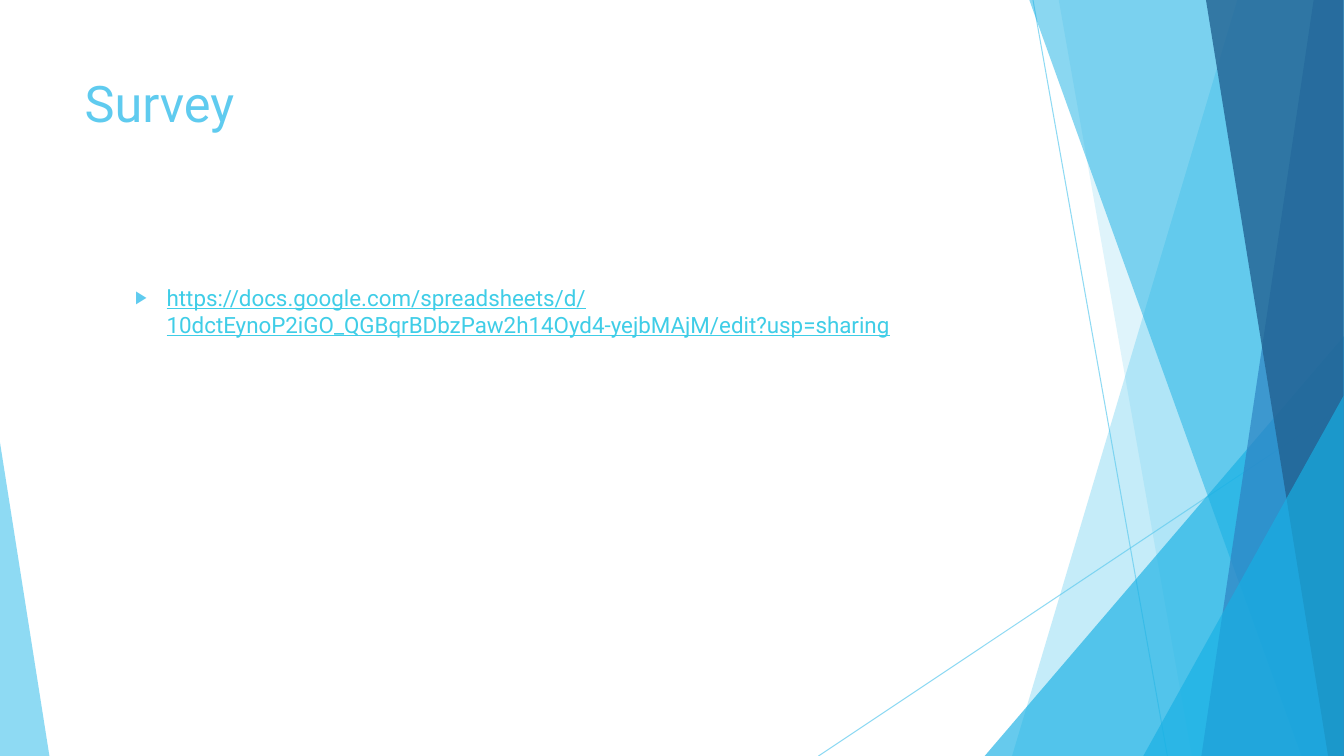
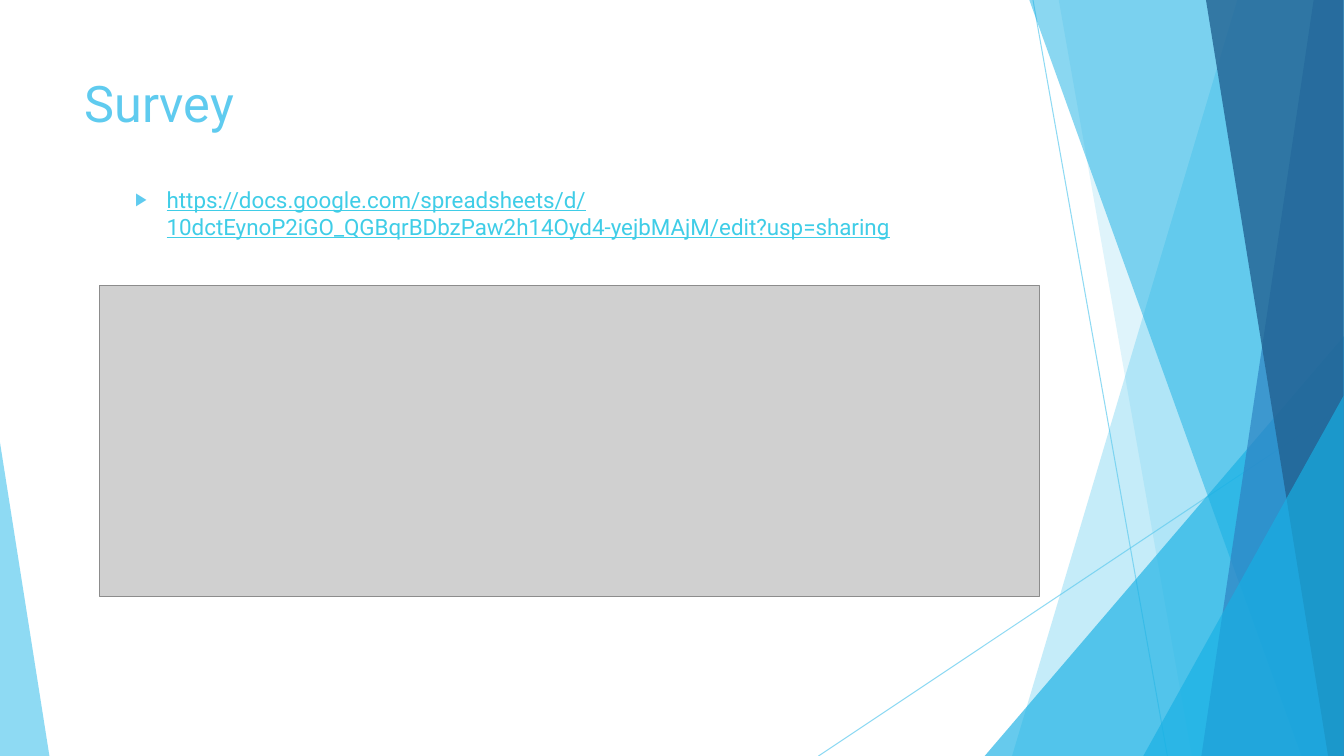
Before and after one commit to shanti/ml-projects-0318, a slide deck: slide 3 of Having Fun/Having Fun.pptx. Drawn at 1344x756 pixels with LibreOffice and Linux fonts; fonts in the diff are those of the drawing; grey boxes stand for pictures. Boxes give left, top, right and bottom in pixels: in the first picture for what was removed or moved away, otherwise in the second. Text is boxed around its words. In the diff, an @@ line names an element or a change of style, - is before the commit and + after.

```diff
--- a/Having Fun/Having Fun.pptx
+++ b/Having Fun/Having Fun.pptx
@@ text "https://docs.google.com/spreadsheets/d/10dctEynoP2iGO_QGBqrB ..." moved from (x1=167, y1=289, x2=890, y2=338) to (x1=167, y1=191, x2=890, y2=240) @@
@@ picture added at (x1=100, y1=285, x2=1040, y2=597) @@
```
Also in this commit, not shown: 4 slides added.
